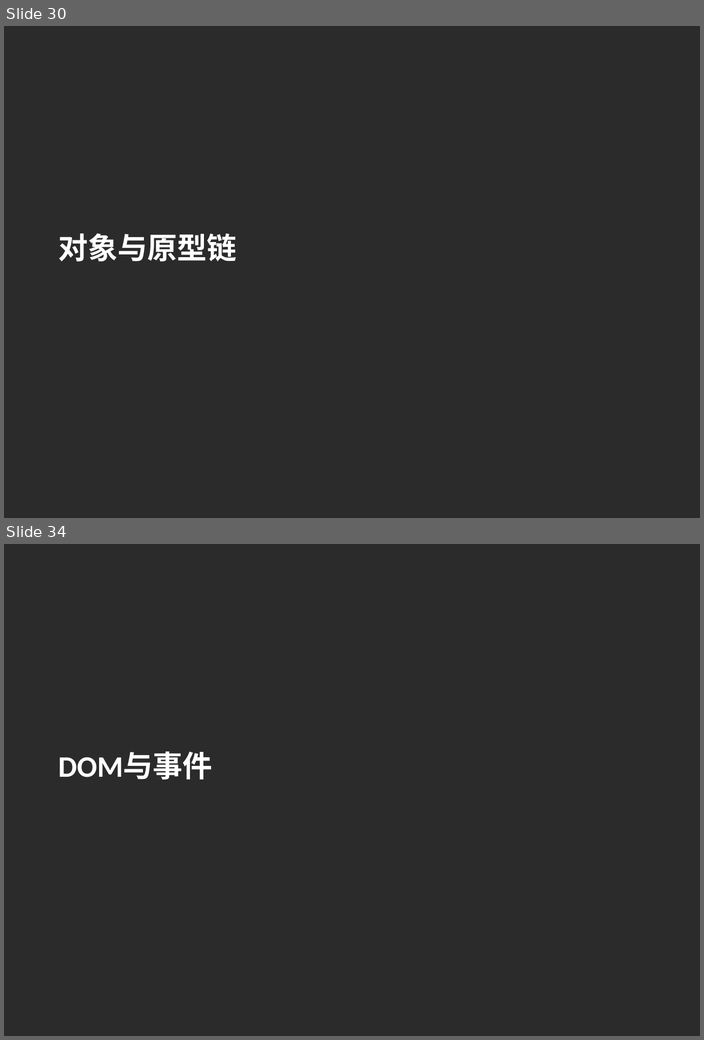
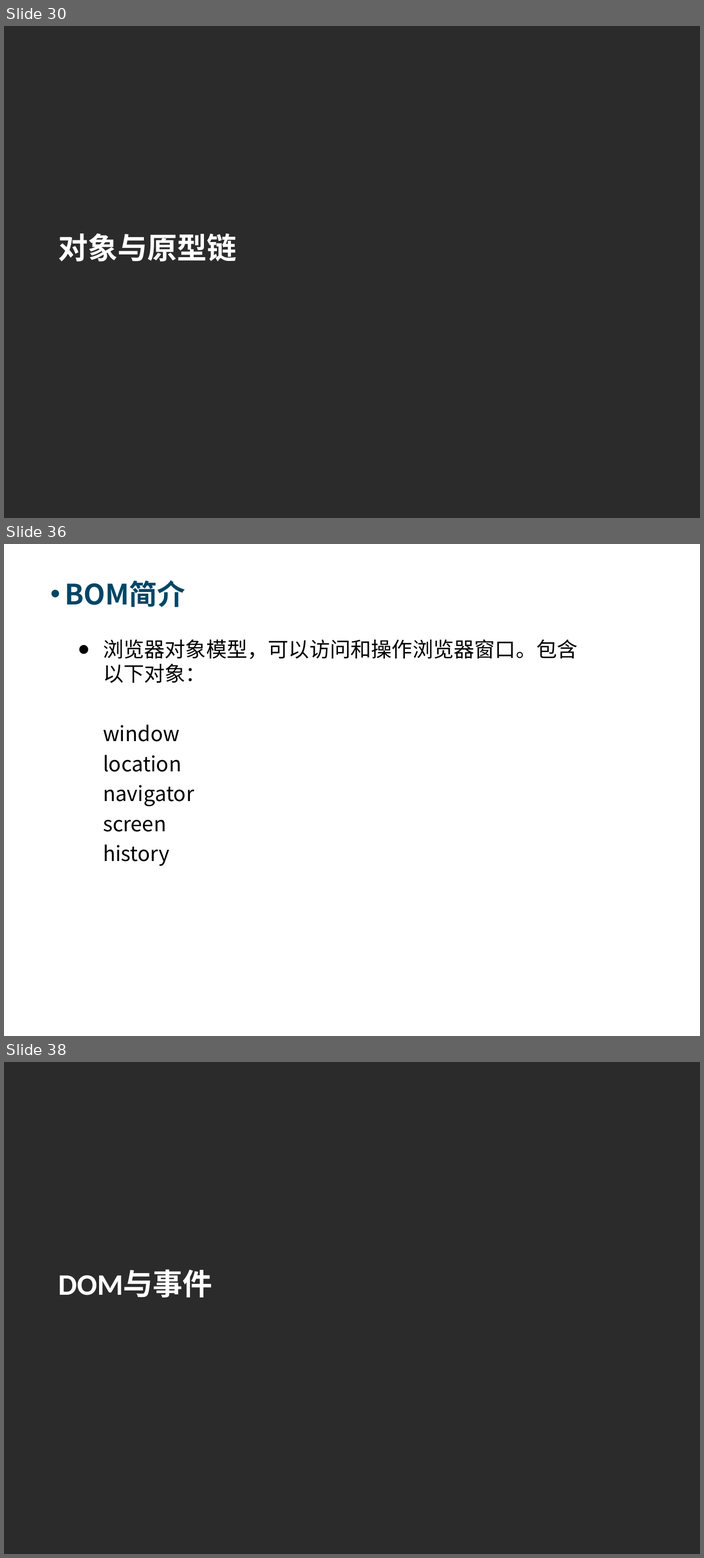
Before and after one commit to Moses824/Train-Javascript-Basic, a slide deck: Train_Javascript_Basic.ppt. Shown one above the other, each under a label of ours: slides 30 and 34 before the commit, slides 30, 36 and 38 after it; the slides between them are not shown. The pictures are 704x1040 and 704x1558 pixels, drawn with LibreOffice and Linux fonts; fonts in the diff are those of the drawing; background and template pictures are left out; a plain dark background stands for a picture behind light text. Boxes give left, top, right and bottom in pixels: in the first picture for what was removed or moved away, otherwise in the second. Text is boxed around its words. In the diff, an @@ line names an element or a change of style, - is before the commit and + after.

```diff
--- a/Train_Javascript_Basic.ppt
+++ b/Train_Javascript_Basic.ppt
@@ slide 36 added at <box>4,544,700,1036</box>, background picture (left out) @@
@@ text added at <box>64,580,185,607</box>, 34 pt, text #004664, bold @@
+• BOM简介
@@ text added at <box>103,639,577,866</box>, 25 pt, text #000000 @@
+● 浏览器对象模型，可以访问和操作浏览器窗口。包含以下对象：
+window
+location
+navigator
+screen
+history
@@ what was slide 34 is now slide 38 @@
```
Also in this commit, not shown: 2 slides changed, 4 other slides added, 1 slide removed, 1 other file.
